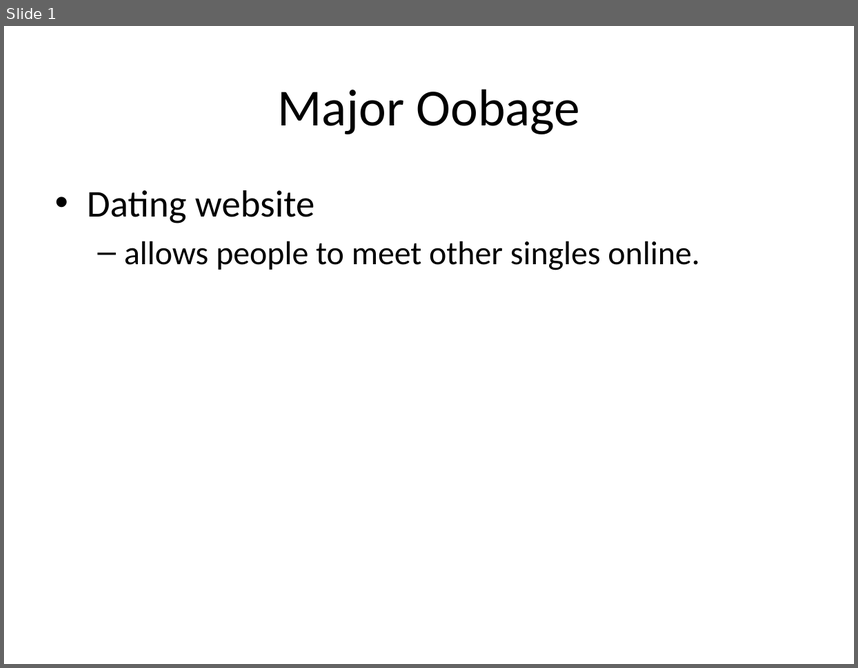
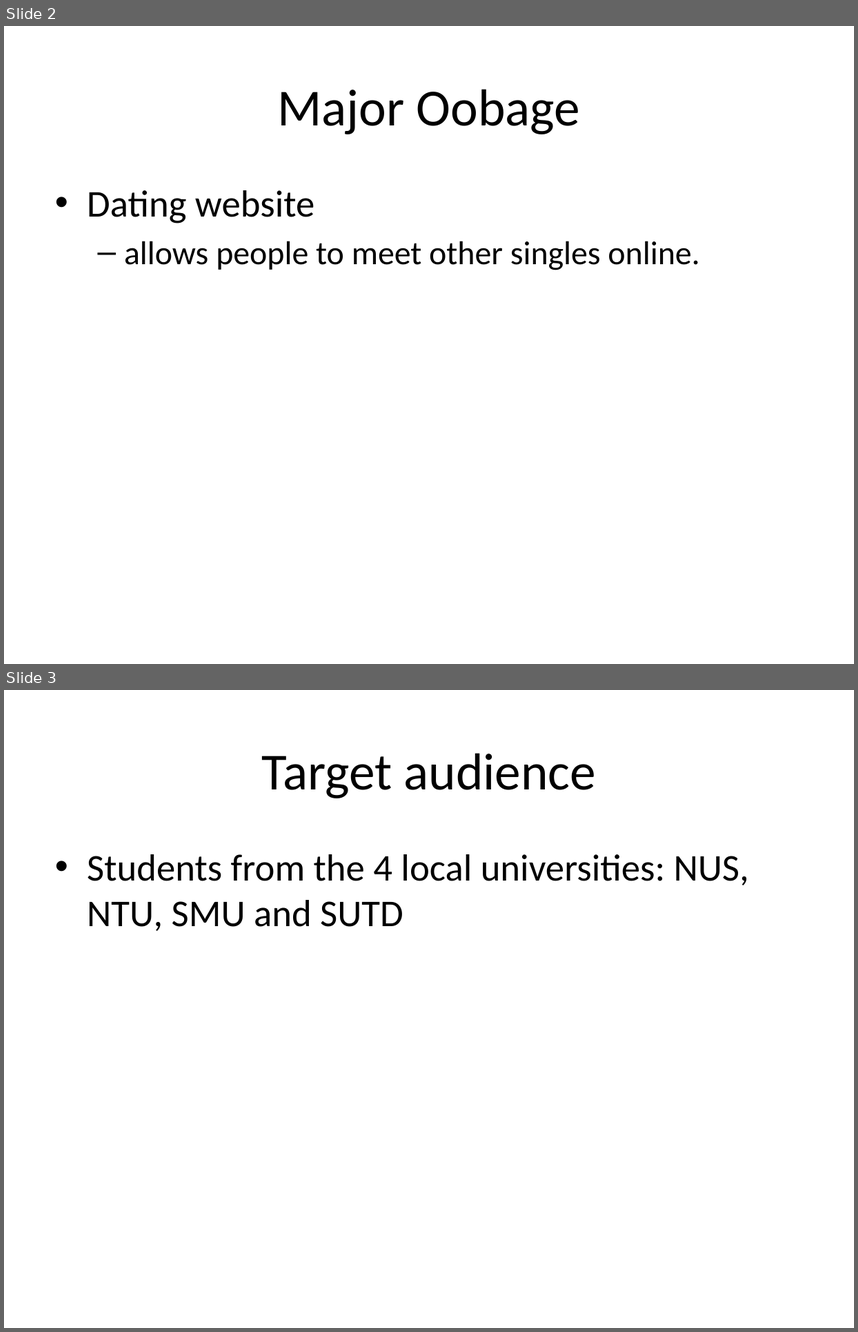
Before and after one commit to nicolas87/major_oobage, a slide deck: mock up.pptx. Shown one above the other, each under a label of ours: slide 1 before the commit, slides 2 and 3 after it. The pictures are 858x668 and 858x1332 pixels, drawn with LibreOffice and Linux fonts; fonts in the diff are those of the drawing. Boxes give left, top, right and bottom in pixels: in the first picture for what was removed or moved away, otherwise in the second. Text is boxed around its words. In the diff, an @@ line names an element or a change of style, - is before the commit and + after.

```diff
--- a/mock up.pptx
+++ b/mock up.pptx
@@ slide 3 added at <box>4,690,854,1328</box>, background #FFFFFF @@
@@ title added at <box>261,753,596,798</box>, 44 pt, text #000000 @@
+Target audience
@@ text added at <box>87,854,749,931</box>, 32 pt, text #000000 @@
+• Students from the 4 local universities: NUS, NTU, SMU and SUTD
@@ what was slide 1 is now slide 2 @@
```
Also in this commit, not shown: 1 slide changed, 7 other slides added, 29 other files.
